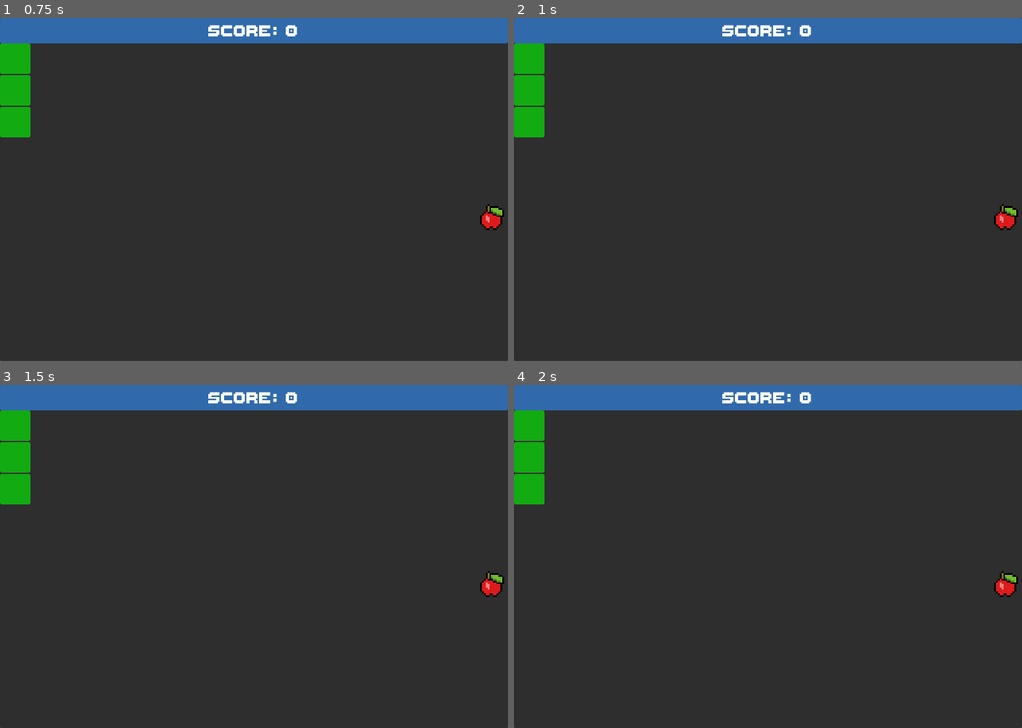
Above: before the commit, frames 1-4 (two rows, left to right).
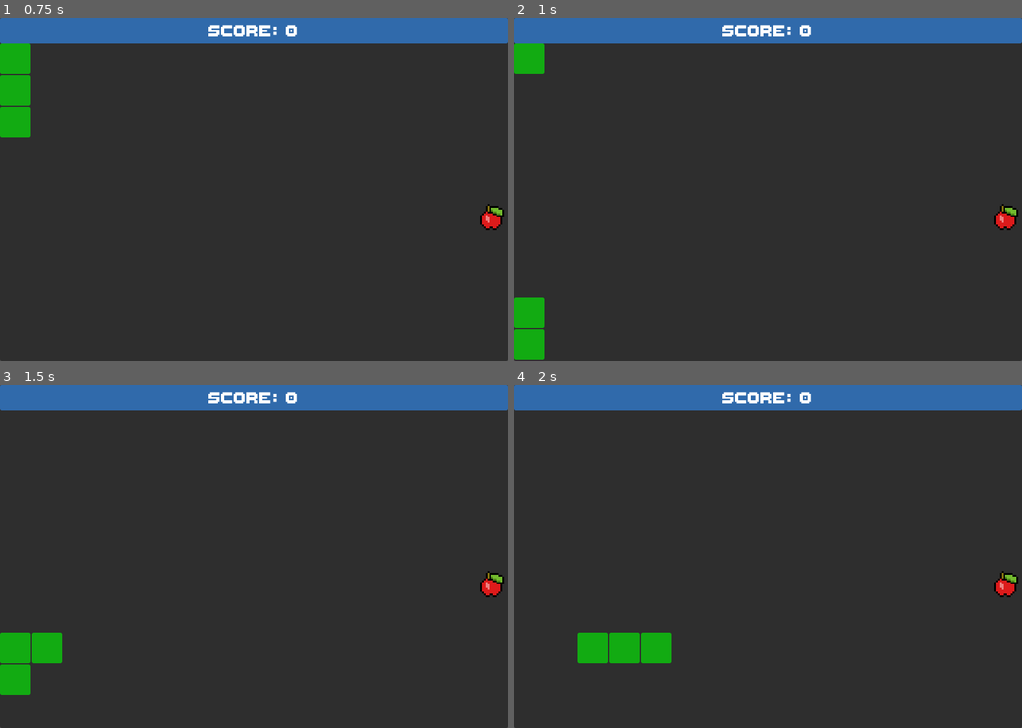
Above: after the commit, the same moments.

Repository: WyattHapper/MACS-Hackathon-2026
Game: Godot game, scene res://MainMenu/main_menu.tscn
The game is run twice, just before and just after one commit, with the same random seed, the same clock (stepped at 60 frames per second) and the same inputs.
Inputs:
- Up to frame 1 (0.75 s): click "Start" at 0.5 s
- Up to frame 2 (1 s): no input
- Up to frame 3 (1.5 s): hold D (move_right) from 1.28 s (still down)
- Up to frame 4 (2 s): keep holding D (move_right)

Frame 1 is identical in both runs. In frame 2, 2.1% of the frame differs, in the area x 0-6%, y 16-100%; in frame 3, 3.2%, in the area x 0-13%, y 7-91%; in frame 4, 3.2%.
Error before the commit: Cannot call method 'add_to_group' on a null value. (res://Snake/snake_script.gd:90)

Commit message:
Small fix

Diff:
--- a/hackathon-2026/Snake/snake_script.gd
+++ b/hackathon-2026/Snake/snake_script.gd
@@ -87,9 +87,9 @@
 	if snake_cells.size() > 1:
 		snake_cells[0].remove_from_group("snake_head")
 
-	snake_cell.get_node("Area2D").add_to_group("snake_head")
-	snake_cell.get_node("Area2D").add_to_group("snake")
-	snake_cell.snake_collide.connect(_on_snake_collide)
+	snake_cell.get_node("SnakeArea").add_to_group("snake_head")
+	snake_cell.get_node("SnakeArea").add_to_group("snake")
+	snake_cell.get_node("SnakeArea").snake_collide.connect(_on_snake_collide)
 	snake_cells.push_front(snake_cell)
 
 func _on_snake_collide():
